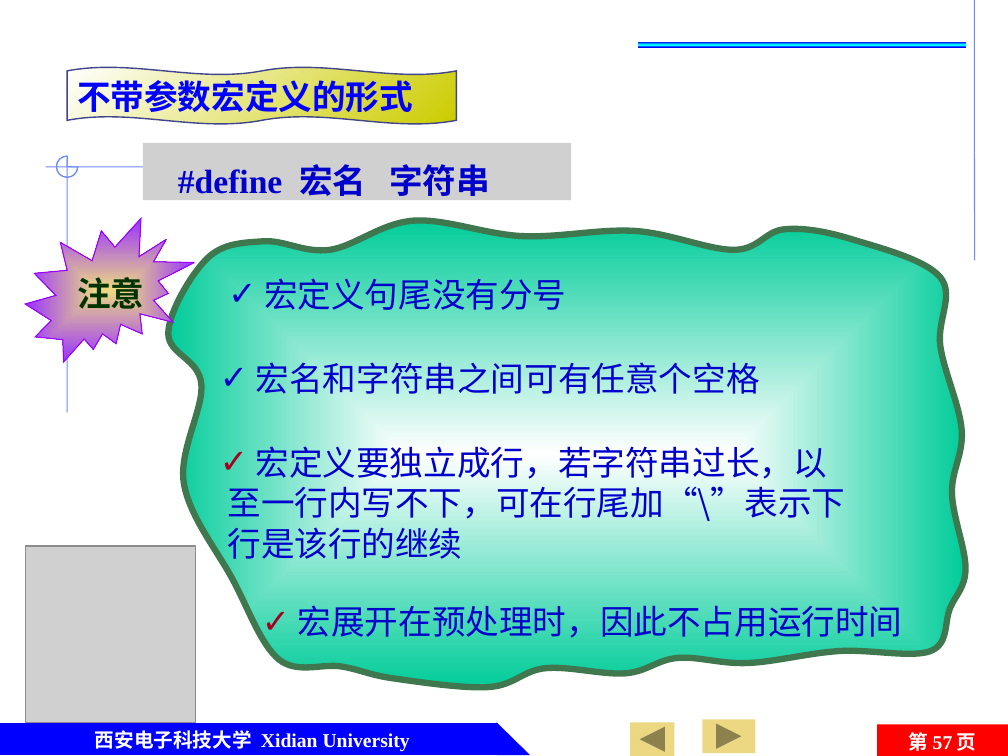
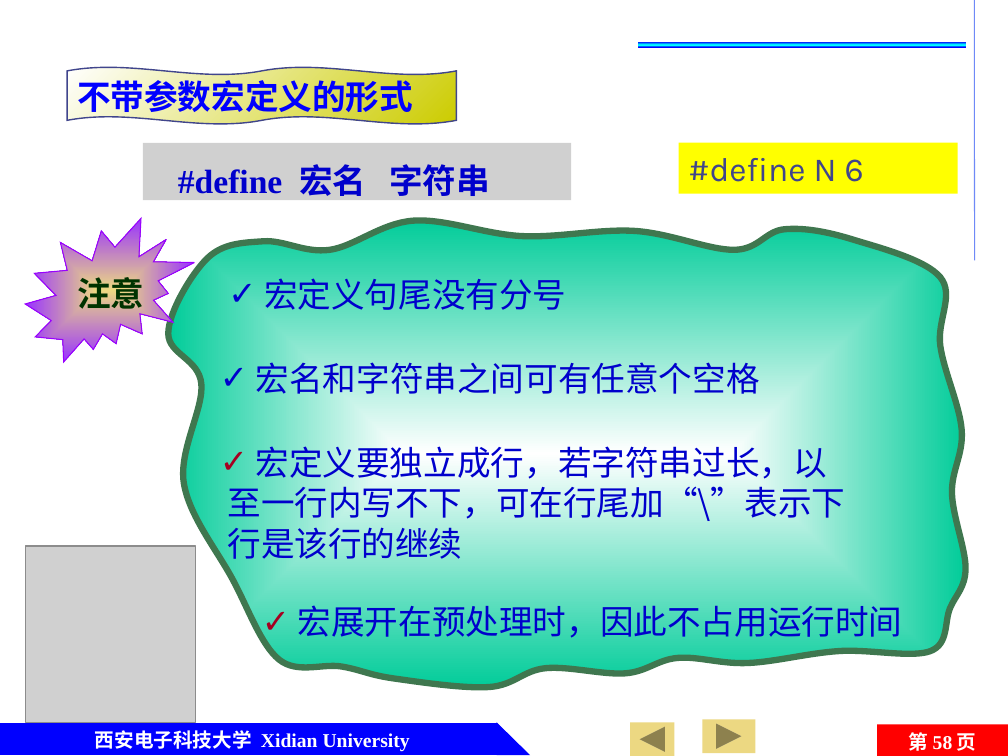
Before and after one commit to jtrfid/C-Repositories, a slide deck: slide 58 of 2016/C语言/课件/第7章 函数及变量存储类型.pptx (slide 57 before the commit). Drawn at 1008x756 pixels with LibreOffice and Linux fonts; fonts in the diff are those of the drawing; grey boxes stand for pictures; background and template pictures are left out. Boxes give left, top, right and bottom in pixels: in the first picture for what was removed or moved away, otherwise in the second. Text is boxed around its words. In the diff, an @@ line names an element or a change of style, - is before the commit and + after.

```diff
--- a/2016/C语言/课件/第7章 函数及变量存储类型.pptx
+++ b/2016/C语言/课件/第7章 函数及变量存储类型.pptx
@@ rectangle added at <box>678,143,958,194</box>, fill #FFFF00, 24 pt, text #40458C @@
+#define N 6
@@ line removed from (242, 167) to (45, 167) @@
@@ freeform shape removed at <box>56,156,78,177</box> @@
@@ line removed from (68, 156) to (68, 412) @@
@@ page number at <box>909,732,977,751</box>: text changed @@
-第 57 页
+第 58 页
```
Also in this commit, not shown: 61 other slides changed, 1 slide added, 3 other files.
